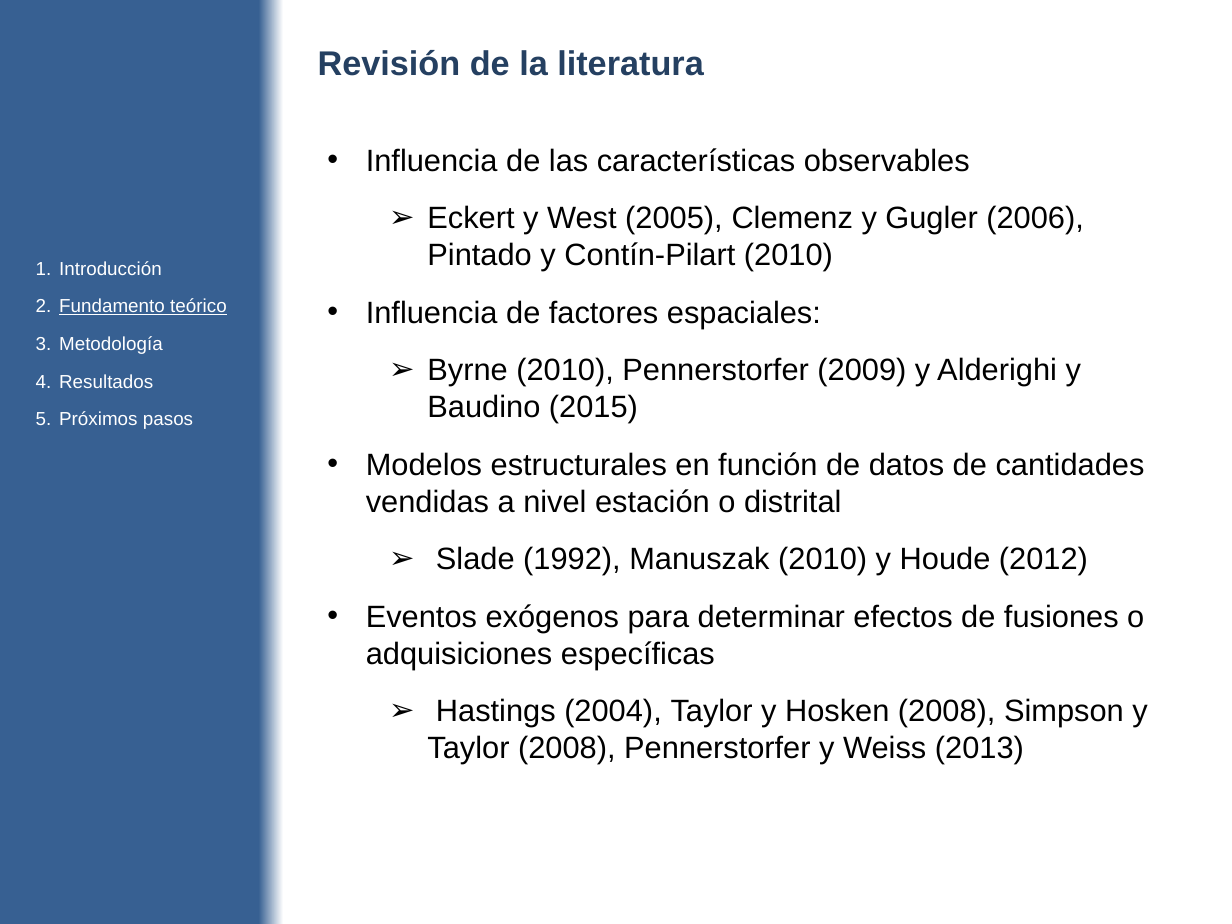
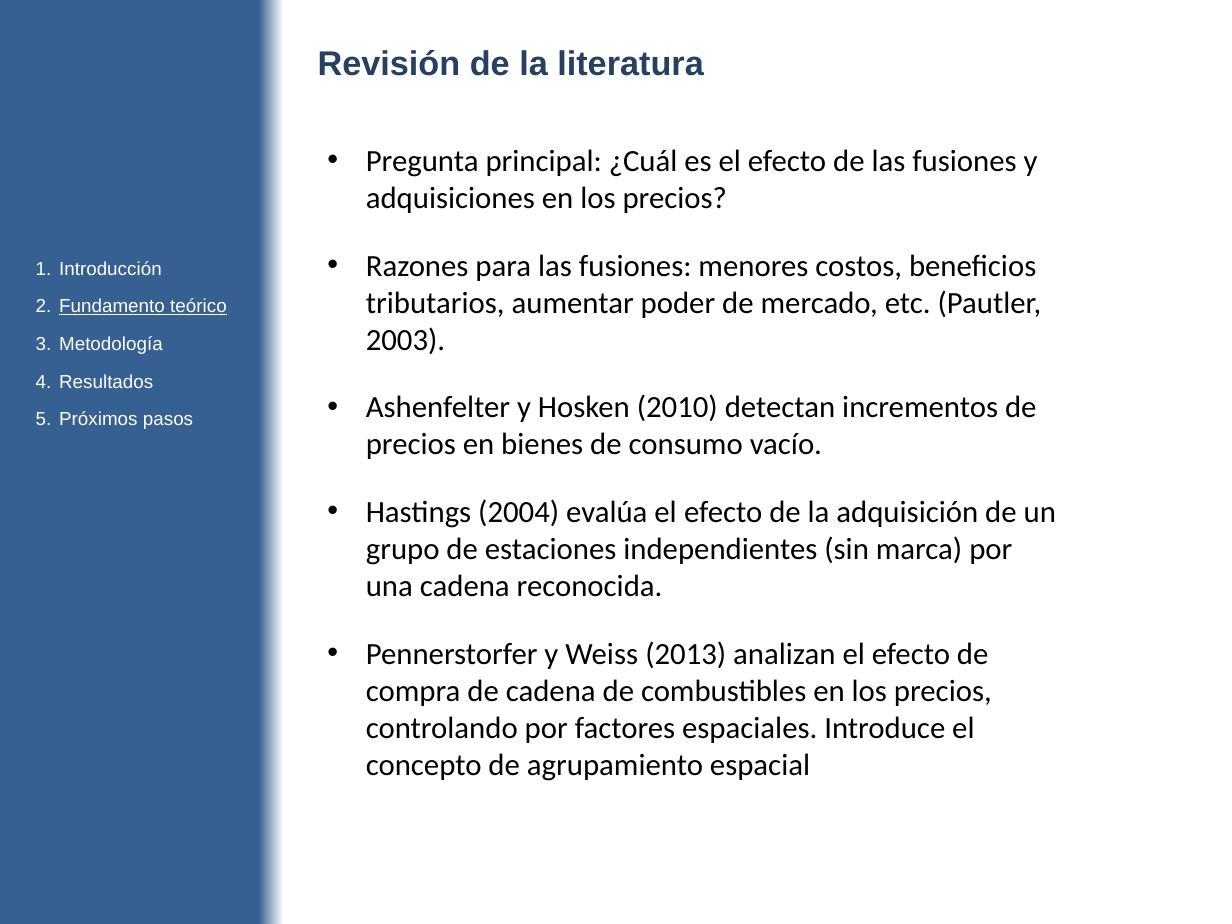
Before and after one commit to diegouriarte/masther-thesis, a slide deck: slide 8 of doc/avance-parcial.pptx (slide 7 before the commit). Drawn at 1232x924 pixels with LibreOffice and Linux fonts; fonts in the diff are those of the drawing. Boxes give left, top, right and bottom in pixels: in the first picture for what was removed or moved away, otherwise in the second. Text is boxed around its words. In the diff, an @@ line names an element or a change of style, - is before the commit and + after.

Commit message:
modificamos archivo de base de datos para añadir variables del did y escribimos codigo para did

```diff
--- a/doc/avance-parcial.pptx
+++ b/doc/avance-parcial.pptx
@@ text at [366,149,1056,781]: text changed; font Arial to Calibri @@
-• Influencia de las características observables
-  ➢ Eckert y West (2005), Clemenz y Gugler (2006), Pintado y Contín-Pilart (2010)
-• Influencia de factores espaciales:
-  ➢ Byrne (2010), Pennerstorfer (2009) y Alderighi y Baudino (2015)
-• Modelos estructurales en función de datos de cantidades vendidas a nivel estación o distrital
-  ➢ Slade (1992), Manuszak (2010) y Houde (2012)
-• Eventos exógenos para determinar efectos de fusiones o adquisiciones específicas
-  ➢ Hastings (2004), Taylor y Hosken (2008), Simpson y Taylor (2008), Pennerstorfer y Weiss (2013)
+• Pregunta principal: ¿Cuál es el efecto de las fusiones y adquisiciones en los precios?
+• Razones para las fusiones: menores costos, beneficios tributarios, aumentar poder de mercado, etc. (Pautler, 2003).
+• Ashenfelter y Hosken (2010) detectan incrementos de precios en bienes de consumo vacío.
+• Hastings (2004) evalúa el efecto de la adquisición de un grupo de estaciones independientes (sin marca) por una cadena reconocida.
+• Pennerstorfer y Weiss (2013) analizan el efecto de compra de cadena de combustibles en los precios, controlando por factores espaciales. Introduce el concepto de agrupamiento espacial
```
Also in this commit, not shown: 16 other slides changed, 1 slide added, 4 other files.
